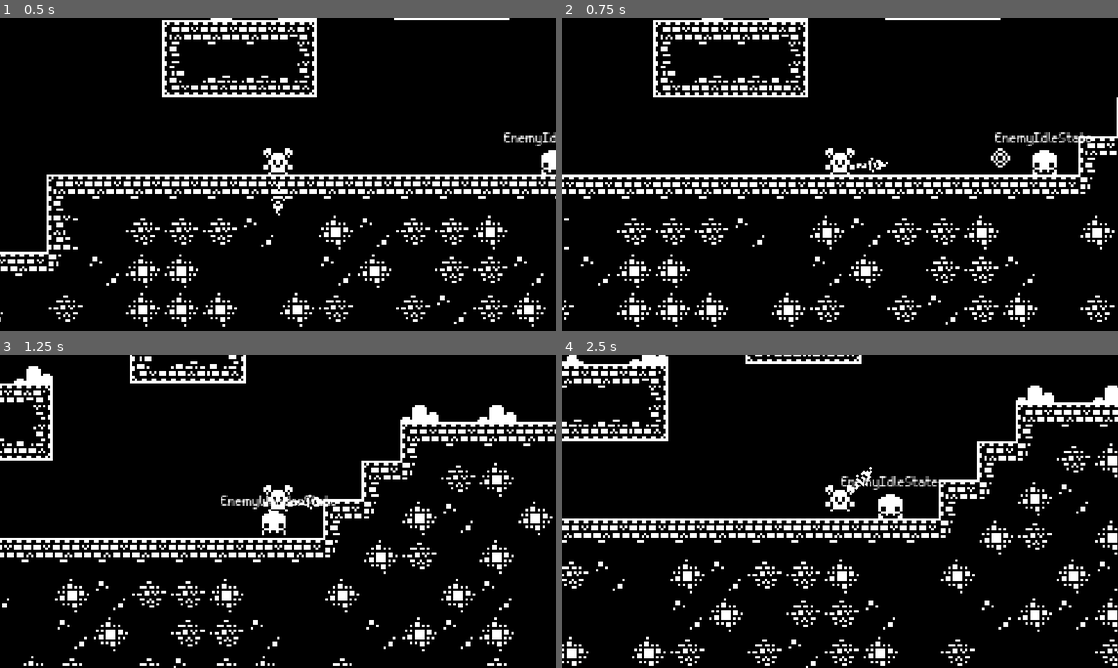
Above: before the commit, frames 1-4 (two rows, left to right).
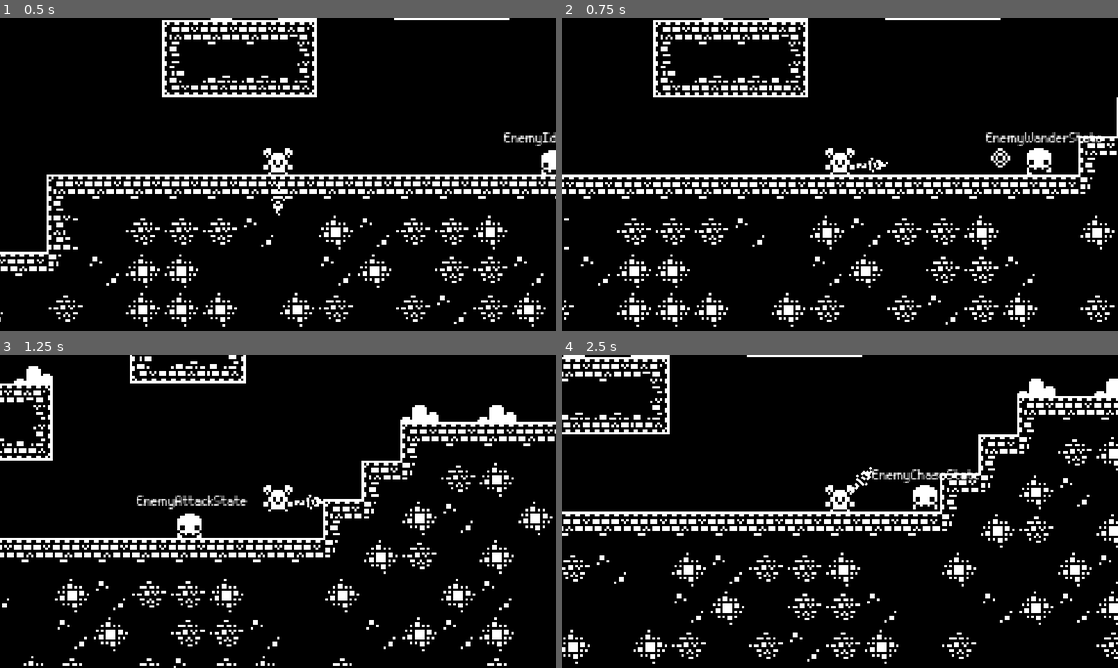
Above: after the commit, the same moments.

Repository: alpanka/1-Bit-Platformer
Game: Godot game, scene res://levels/world.tscn
Two runs of this game, one before a commit and one after it. Both use one fixed random seed, a clock stepped at 60 frames per second and the inputs below.
Inputs (mouse positions are in pixels of both pictures, inside the frame that each line leads up to):
- Up to frame 1 (0.5 s): no input
- Up to frame 2 (0.75 s): tap Enter at 0.5 s; move the mouse to (962, 158) at 0.52 s; hold Right (ui_right) from 0.53 s (still down); tap Keypad Enter (attack) at 0.6 s
- Up to frame 3 (1.25 s): keep holding Right (ui_right); tap Space (jump) at 0.77 s
- Up to frame 4 (2.5 s): move the mouse to (728, 527) at 1.27 s; tap Keypad Enter (attack) at 1.35, 2.1 s; tap Space (jump) at 1.52 s; move the mouse to (895, 442) at 2.02 s; release Right (ui_right) at 2.03 s; hold Left (ui_left) from 2.03 s (still down)

Frame 1 is identical in both runs. In frame 2, 0.6% of the frame differs, in the area x 76-97%, y 36-50%; in frame 3, 1.0%; in frame 4, 13%, in the area x 0-100%, y 0-100%.

Commit message:
State machine additions
Small additions to state machine states.

Diff:
--- a/controllers/state/enemy/enemy_attack_state.gd
+++ b/controllers/state/enemy/enemy_attack_state.gd
@@ -4,18 +4,24 @@
 
 @export var attack_cooldown_dur: float = 0.8
 var cooled_down: bool = true
+var chase_condition: bool
+var idle_condition: bool
 
 
 func update_process(_delta):
+	chase_condition = actor.player_in_range and not actor.can_attack
+	idle_condition = not actor.player_in_range and not actor.can_attack
+
+	# Attack if in range and cooled_down
 	if actor.can_attack and cooled_down:
-		print("Attack")
 		actor.attack()
 		cooled_down = false
-
 		await get_tree().create_timer(attack_cooldown_dur).timeout
 		cooled_down = true
-
-	elif actor.player_in_range and not actor.can_attack:
+	# Chase if in range
+	elif chase_condition:
 		state_switched.emit(self, "EnemyChaseState")
-	elif not actor.player_in_range and not actor.can_attack:
-		state_switched.emit(self, "EnemyIdleState")
+	#elif idle_condition:
+		#await get_tree().create_timer(0.2).timeout
+		#if idle_condition:
+			#state_switched.emit(self, "EnemyIdleState")
--- a/controllers/state/enemy/enemy_idle_state.gd
+++ b/controllers/state/enemy/enemy_idle_state.gd
@@ -2,7 +2,7 @@
 class_name EnemyIdleState
 extends State
 
-@export var idle_duration: float = 1.0
+@export var idle_duration: float = 0.5
 
 
 func state_enter():
--- a/controllers/state/enemy/enemy_wander_state.gd
+++ b/controllers/state/enemy/enemy_wander_state.gd
@@ -11,3 +11,5 @@
 func update_process(_delta):
 	if actor.player_in_range:
 		state_switched.emit(self, "EnemyChaseState")
+	elif actor.can_attack:
+		state_switched.emit(self, "EnemyAttackState")
